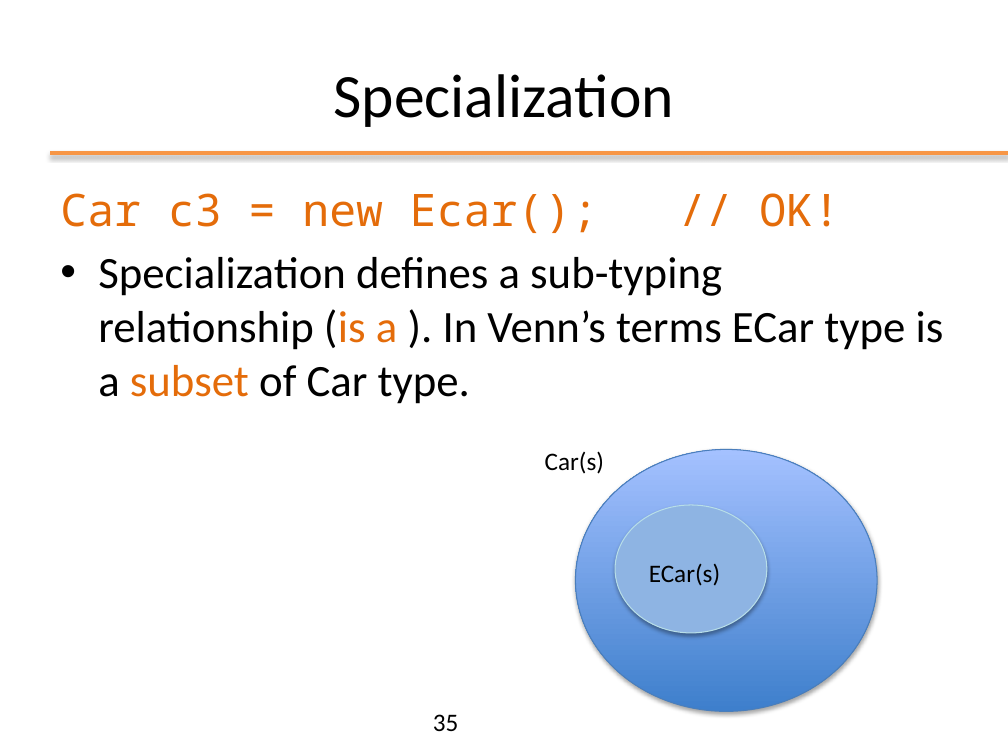
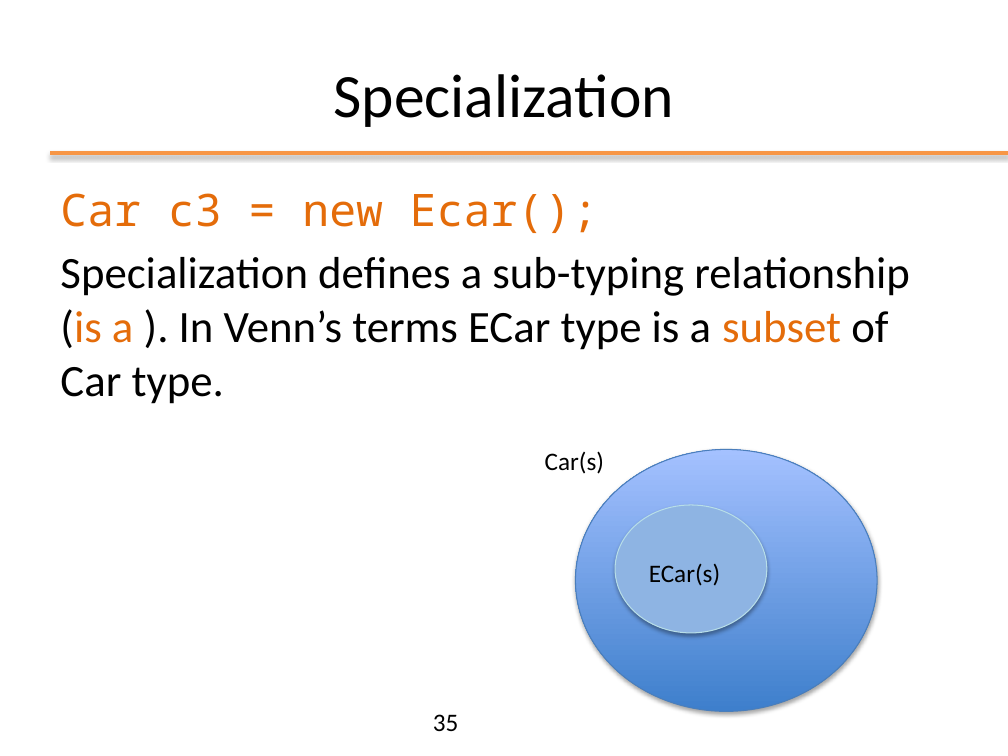
Before and after one commit to matt498/ooprogramming, a slide deck: slide 35 of slides/ppt/03_OOP_Inheritance.pptx. Drawn at 1008x756 pixels with LibreOffice and Linux fonts; fonts in the diff are those of the drawing; background and template pictures are left out. Boxes give left, top, right and bottom in pixels: in the first picture for what was removed or moved away, otherwise in the second. Text is boxed around its words. In the diff, an @@ line names an element or a change of style, - is before the commit and + after.

```diff
--- a/slides/ppt/03_OOP_Inheritance.pptx
+++ b/slides/ppt/03_OOP_Inheritance.pptx
@@ text at (60,193,598,233): text changed @@
-Car c3 = new Ecar(); // OK!
+Car c3 = new Ecar();
@@ text at (60,257,910,404): bullet • to none @@
```
Also in this commit, not shown: 8 other slides changed, 2 slides added, 1 slide removed, 4 other files.
